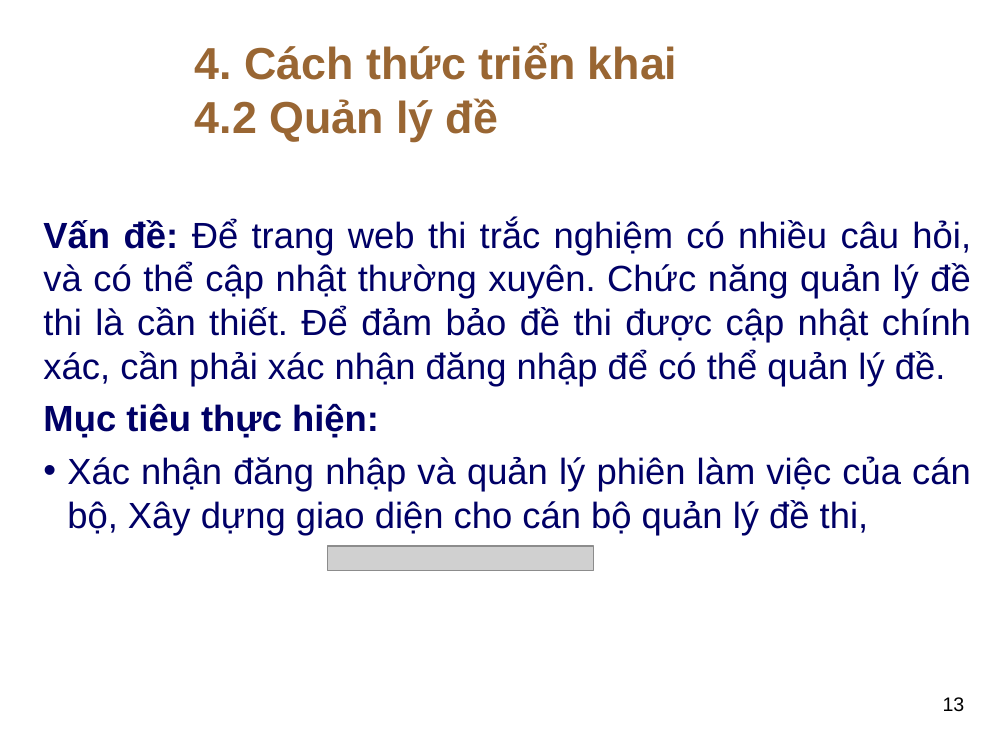
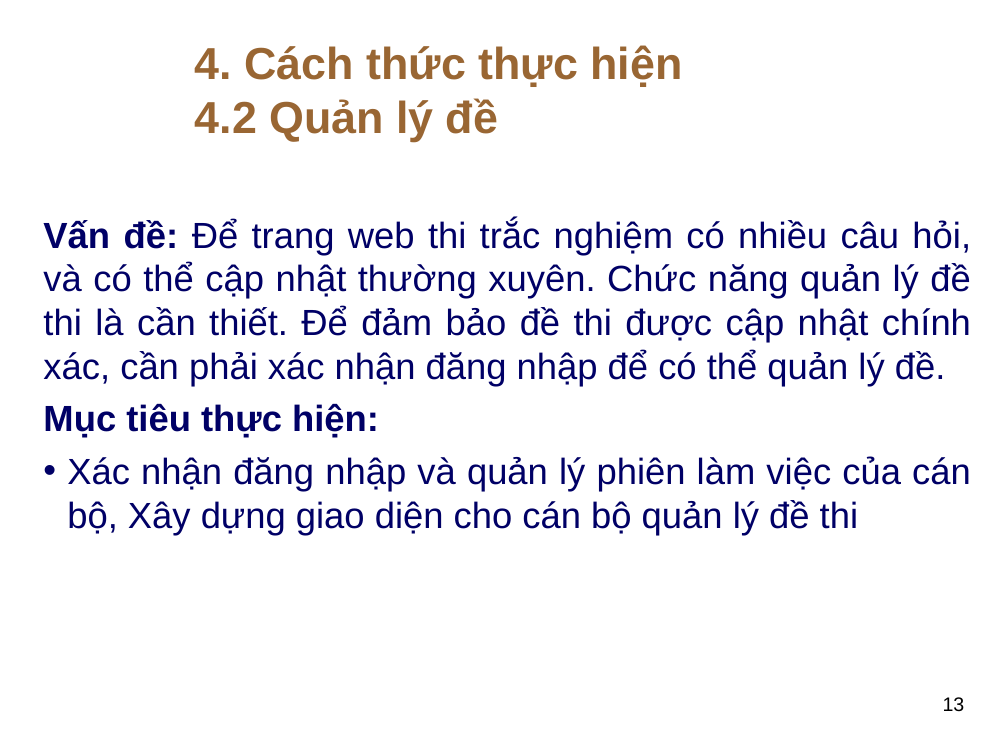
Before and after one commit to thuhuynh4393/testfrontend, a slide deck: slide 13 of Thu HUynh - SLide bao cao.ppt. Drawn at 1008x756 pixels with LibreOffice and Linux fonts; fonts in the diff are those of the drawing; grey boxes stand for pictures; background and template pictures are left out. Boxes give left, top, right and bottom in pixels: in the first picture for what was removed or moved away, otherwise in the second. Text is boxed around its words. In the diff, an @@ line names an element or a change of style, - is before the commit and + after.

```diff
--- a/Thu HUynh - SLide bao cao.ppt
+++ b/Thu HUynh - SLide bao cao.ppt
@@ text at box(195, 45, 682, 87): text changed @@
-4. Cách thức triển khai
+4. Cách thức thực hiện
@@ text at box(67, 456, 971, 535): text changed @@
-• Xác nhận đăng nhập và quản lý phiên làm việc của cán bộ, Xây dựng giao diện cho cán bộ quản lý đề thi,
+• Xác nhận đăng nhập và quản lý phiên làm việc của cán bộ, Xây dựng giao diện cho cán bộ quản lý đề thi
@@ picture removed at box(328, 546, 594, 571) @@
```
Also in this commit, not shown: 11 other slides changed, 7 slides added, 3 slides removed.
